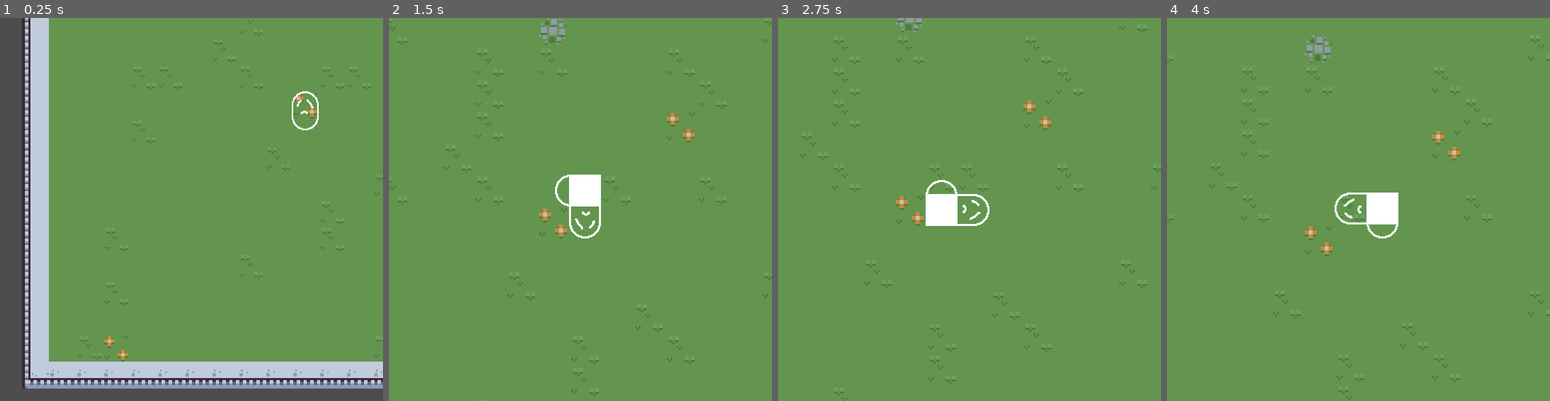
Above: before the commit, frames 1-4 (left to right).
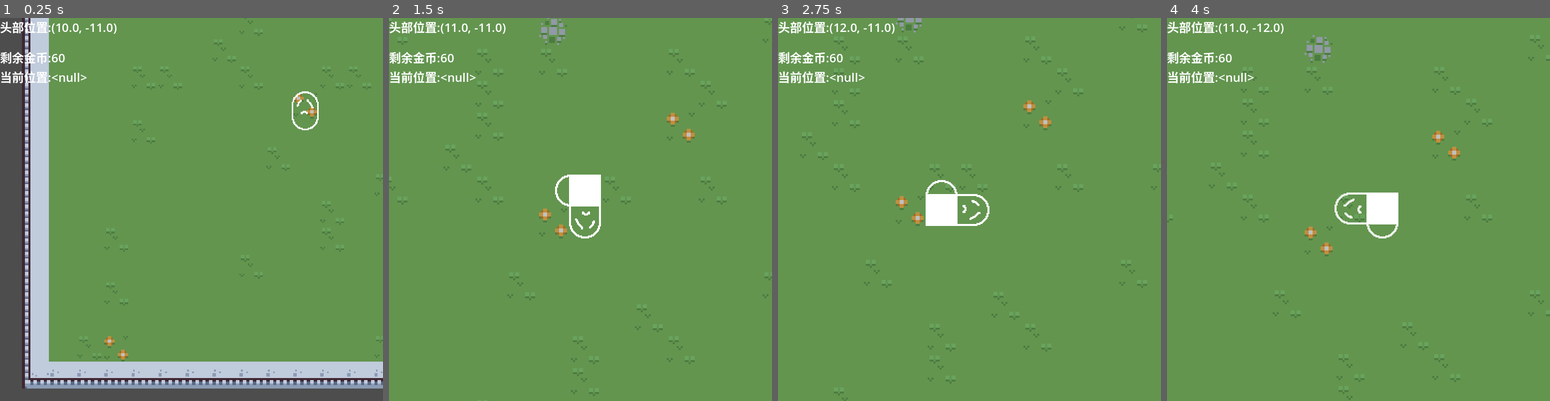
Above: after the commit, the same moments.

Repository: wotaicaili/HolySquirm
Game: Godot game, scene res://scenes/game/game.tscn
Two runs of this game, one before a commit and one after it. Both use one fixed random seed, a clock stepped at 60 frames per second and the inputs below.
Inputs:
- Up to frame 1 (0.25 s): no input
- Up to frame 2 (1.5 s): tap Enter at 0.5 s; hold Right 0.53-1.28 s; hold Down from 1.28 s (still down)
- Up to frame 3 (2.75 s): release Down at 2.03 s; hold Right from 2.03 s (still down)
- Up to frame 4 (4 s): release Right at 2.78 s; hold Up 2.78-3.53 s; hold Left from 3.53 s (still down)

The runs differ from the first frame. In frame 1, 0.9% of the frame differs, in the area x 0-31%, y 0-18%; in frame 2, 0.9%; in frame 3, 0.9%; in frame 4, 0.9%.

Commit message:
[fix] gridcoins null
问题出在全局节点_physic_process好像没用

Diff:
--- a/assists/array_2d.gd
+++ b/assists/array_2d.gd
@@ -1,29 +1,39 @@
 extends Object
 class_name Array2D
 
-var X: int
-var Y: int
-var values: Array
+var X_range: Vector2
+var Y_range: Vector2
+var values: Dictionary  # 嵌套 Dictionary 支持负索引
 
-func _init(size: Vector2, default_value: int = 0) -> void:
-	X = size.x
-	Y = size.y
-	values = []
-	for y in range(Y):
-		var row = []
-		for x in range(X):
-			row.append(default_value)
-		values.append(row)
+func _init(x_range: Vector2, y_range: Vector2, default_value: Variant = 0) -> void:
+	X_range = x_range
+	Y_range = y_range
+	values = {}
 
-func get_value(grid_pos: Vector2):
+	for y in range(int(Y_range.x), int(Y_range.y)):
+		values[y] = {}
+		for x in range(int(X_range.x), int(X_range.y)):
+			values[y][x] = default_value
+
+func get_value(grid_pos: Vector2i) -> Variant:
+	var y = grid_pos.y
 	var x = grid_pos.x
+	if values.has(y) and values[y].has(x):
+		return values[y][x]
+	return null  # 或者设为默认值
+
+func set_value(grid_pos: Vector2i, value: Variant) -> void:
 	var y = grid_pos.y
-	if y >= 0 and y < Y and x >= 0 and x < X:
-		return values[y][x]
-	return 0
+	var x = grid_pos.x
+	if not values.has(y):
+		values[y] = {}
+	values[y][x] = value
 
-func set_value(grid_pos: Vector2, value: Variant):
-	var x = grid_pos.x
-	var y = grid_pos.y
-	if y >= 0 and y < Y and x >= 0 and x < X:
-		values[y][x] = value
+func count_valid() -> int:
+	var count := 0
+	for y in values:
+		for x in values[y]:
+			var v = values[y][x]
+			if v:
+				count += 1
+	return count
--- a/autoloads/game_manager.gd
+++ b/autoloads/game_manager.gd
@@ -2,21 +2,22 @@
 
 const GRID_SIZE = 16
 const FIELD_SIZE = Vector2(48, -320)
-#var field_border_x = Vector2(1, GameManager.FIELD_SIZE.x - 2)
-#var field_border_y = Vector2(-1, GameManager.FIELD_SIZE.y + 2)
+const FIELD_X_RANGE = Vector2(1, GameManager.FIELD_SIZE.x)
+const FIELD_Y_RANGE = Vector2(-1, GameManager.FIELD_SIZE.y)
 
 var player: Player
 
-var grid_values: Array2D = Array2D.new(FIELD_SIZE)
-var grid_coins: Array2D = Array2D.new(FIELD_SIZE)
+var grid_values: Array2D = Array2D.new(FIELD_X_RANGE, FIELD_Y_RANGE)
+var grid_coins: Array2D = Array2D.new(FIELD_X_RANGE, FIELD_Y_RANGE)
 
 func _ready() -> void:
+	pass
+
+func _process(delta):
 	for coin in get_tree().get_nodes_in_group("coin"):
 		if coin is Coin:
 			var grid_pos = coin.grid_position
 			grid_coins.set_value(grid_pos, coin)
-
-func _physic_process(delta):
 	for worm in get_tree().get_nodes_in_group("worm"):
 		if worm is Worm:
 			for grid_pos in worm.body:
--- a/scenes/coin/coin.gd
+++ b/scenes/coin/coin.gd
@@ -4,17 +4,11 @@
 @export var grid_position: Vector2
 @onready var animation_player: AnimationPlayer = $AnimationPlayer
 
-@onready var area_2d: Area2D = $Area2D
-
 func _ready():
-	position = Util.grid2real(grid_position)
-	area_2d.area_entered.connect(_on_area_entered)
+	global_position = Util.grid2real(grid_position)
 
 func collect():
 	GameManager.grid_coins.set_value(grid_position, null)
 	animation_player.play("collect")
 	await animation_player.animation_changed
 	queue_free()
-
-func _on_area_entered(area: Area2D):
-	collect()
--- a/scenes/coin/coin.tscn
+++ b/scenes/coin/coin.tscn
@@ -197,9 +197,6 @@
 &"collect": SubResource("Animation_rarom")
 }
 
-[sub_resource type="CircleShape2D" id="CircleShape2D_u0637"]
-radius = 5.0
-
 [node name="Coin" type="Node2D" groups=["coin"]]
 scale = Vector2(2, 2)
 script = ExtResource("1_u0637")
@@ -215,8 +212,3 @@
 libraries = {
 &"": SubResource("AnimationLibrary_igveo")
 }
-
-[node name="Area2D" type="Area2D" parent="."]
-
-[node name="CollisionShape2D" type="CollisionShape2D" parent="Area2D"]
-shape = SubResource("CircleShape2D_u0637")
--- a/scenes/game/coin_manager.gd
+++ b/scenes/game/coin_manager.gd
@@ -8,6 +8,8 @@
 		var x = randi_range(1, GameManager.FIELD_SIZE.x - 2)
 		var y = randi_range(-3, GameManager.FIELD_SIZE.y + 2)
 		spawn(Vector2(x, y))
+		if y > -40:
+			print(Vector2(x, y))
 
 func spawn(g_pos: Vector2):
 	var coin = COIN.instantiate()
--- /dev/null
+++ b/scenes/game/debug.gd
@@ -0,0 +1,20 @@
+extends CanvasLayer
+
+var player: Player
+
+@onready var player_info: Label = $PlayerInfo
+@onready var coin_info: Label = $CoinInfo
+
+@export var debug: bool = false: set = _debug_setter
+
+func _ready() -> void:
+	player = GameManager.player
+
+func _process(delta: float) -> void:
+	var head = player.body[0]
+	player_info.text = "头部位置:\t" + str(head)
+	coin_info.text = "剩余金币:\t" + str(GameManager.grid_coins.count_valid()) + "\n当前位置:\t" + str(GameManager.grid_coins.get_value(head))
+
+func _debug_setter(value: bool):
+	debug = value
+	set_process(debug)
--- a/scenes/game/game.tscn
+++ b/scenes/game/game.tscn
@@ -1,10 +1,11 @@
-[gd_scene load_steps=6 format=4 uid="uid://b6x8v0j6y5n3q"]
+[gd_scene load_steps=7 format=4 uid="uid://b6x8v0j6y5n3q"]
 
 [ext_resource type="Script" uid="uid://hua47xuo5k6q" path="res://scenes/game/player_camera.gd" id="1_kelw5"]
 [ext_resource type="Script" uid="uid://c2lsneub1l82r" path="res://scenes/game/game.gd" id="1_lfrn8"]
 [ext_resource type="TileSet" uid="uid://daemitqooxnla" path="res://scenes/game/tiny_town.tres" id="1_sul5r"]
 [ext_resource type="PackedScene" uid="uid://bc6s2qyn6j82p" path="res://scenes/worm/player.tscn" id="3_0sr1o"]
 [ext_resource type="Script" uid="uid://c3jrqdoatx7at" path="res://scenes/game/coin_manager.gd" id="3_kelw5"]
+[ext_resource type="Script" uid="uid://bbg7w18ly0jhh" path="res://scenes/game/debug.gd" id="6_5i0tg"]
 
 [node name="Game" type="Node2D"]
 script = ExtResource("1_lfrn8")
@@ -37,3 +38,20 @@
 
 [node name="CoinManager" type="Node2D" parent="."]
 script = ExtResource("3_kelw5")
+
+[node name="DEBUG" type="CanvasLayer" parent="."]
+script = ExtResource("6_5i0tg")
+debug = true
+
+[node name="CoinInfo" type="Label" parent="DEBUG"]
+custom_minimum_size = Vector2(200, 40)
+offset_top = 61.0
+offset_right = 200.0
+offset_bottom = 101.0
+theme_override_font_sizes/font_size = 24
+
+[node name="PlayerInfo" type="Label" parent="DEBUG"]
+custom_minimum_size = Vector2(200, 40)
+offset_right = 40.0
+offset_bottom = 23.0
+theme_override_font_sizes/font_size = 24
Not shown: 1 places in scenes/coin/coin.tscn that only renumber resources
Not shown, added: scenes/game/debug.gd.uid
